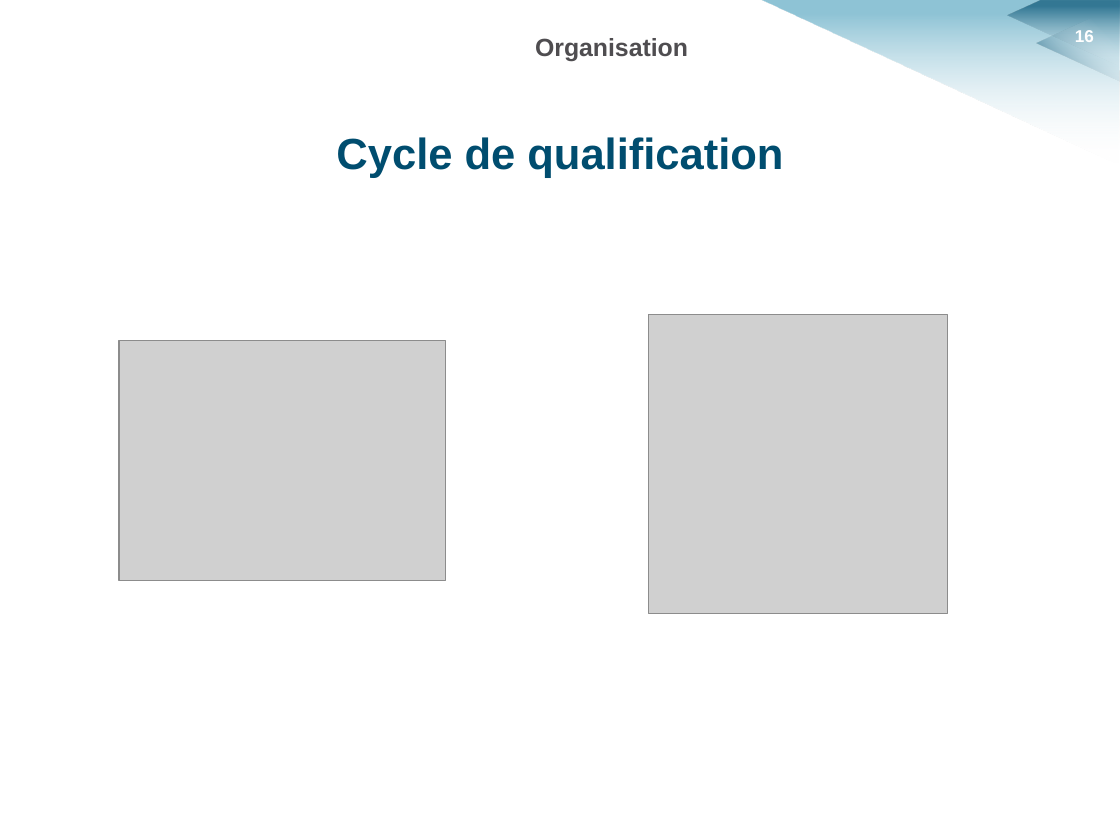
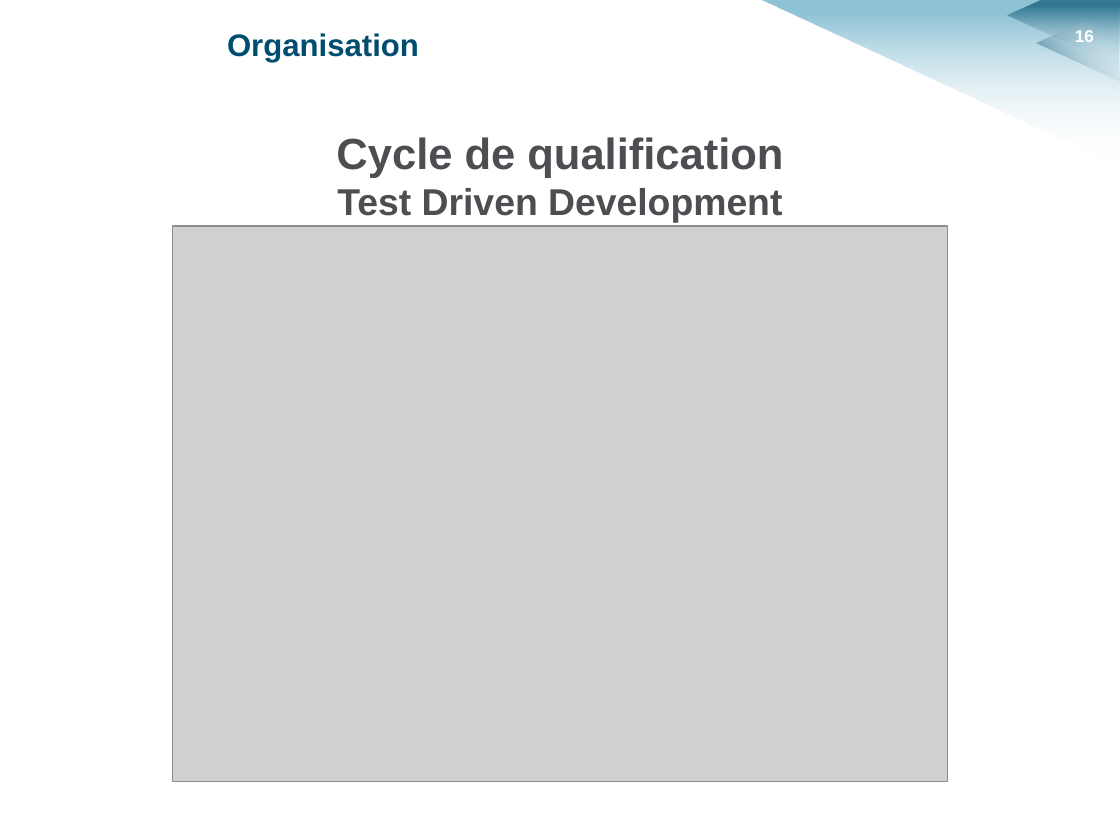
Before and after one commit to HKervadec/korrigolo, a slide deck: slide 16 of soutenances/planification/soutenance_planification.pptx. Drawn at 1120x840 pixels with LibreOffice and Linux fonts; fonts in the diff are those of the drawing; grey boxes stand for pictures; background and template pictures are left out. Boxes give left, top, right and bottom in pixels: in the first picture for what was removed or moved away, otherwise in the second. Text is boxed around its words. In the diff, an @@ line names an element or a change of style, - is before the commit and + after.

```diff
--- a/soutenances/planification/soutenance_planification.pptx
+++ b/soutenances/planification/soutenance_planification.pptx
@@ text "Organisation" at [227,33,419,62]: size 16 to 20 pt, text colour #4F4D50 to #004D6F; alignment centre to left @@
@@ text at [336,137,783,178]: text colour #004D6F to #4F4D52 in "Cycle de qualification" @@
@@ text at [337,188,782,222]: paragraph added @@
+Test Driven Development
@@ picture added at [172,226,948,782] @@
@@ picture removed at [648,315,948,614] @@
@@ picture removed at [119,340,446,580] @@
```
Also in this commit, not shown: 15 other slides changed, 4 slides added, 2 slides removed, 5 other files.
